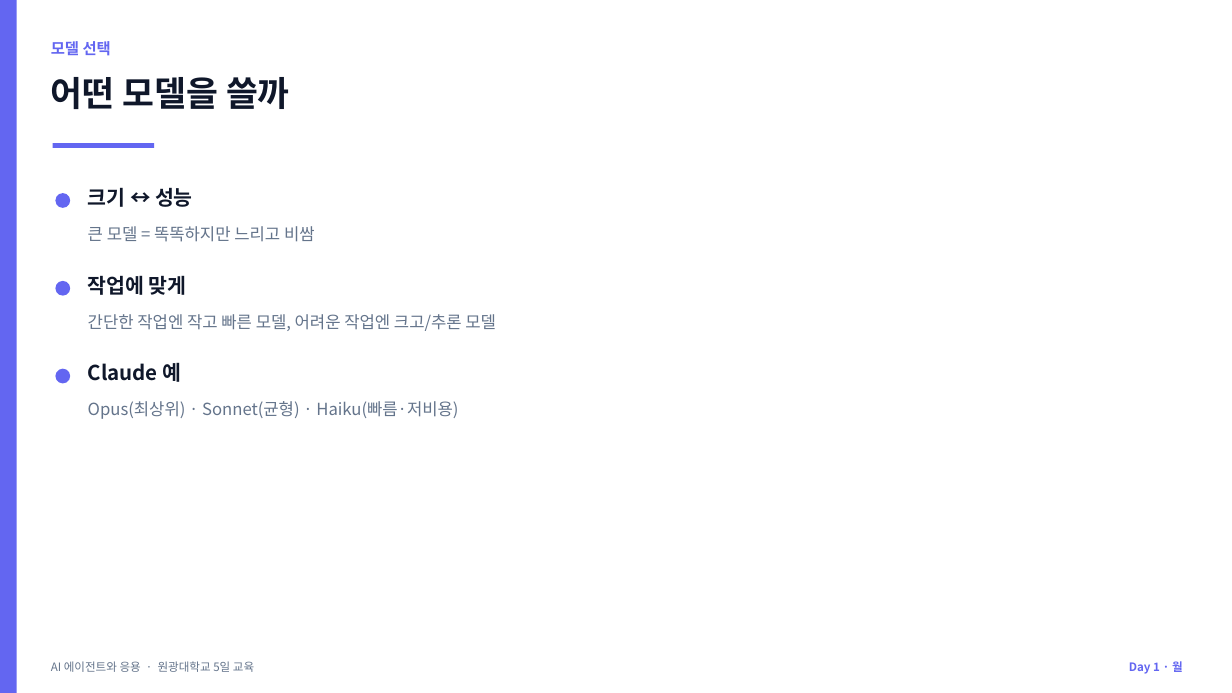
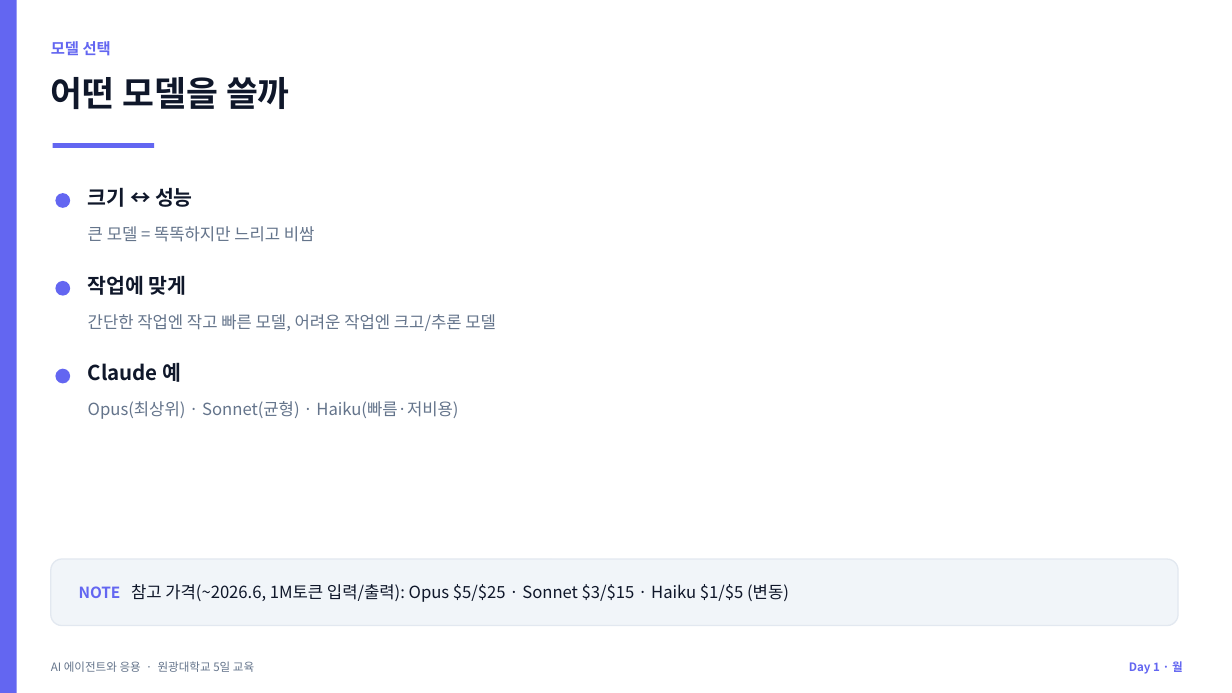
Before and after one commit to jyshin-22/wku-ai-agent-program, a slide deck: slide 19 of slides/day1.pptx. Drawn at 1232x693 pixels with LibreOffice and Linux fonts; fonts in the diff are those of the drawing. Boxes give left, top, right and bottom in pixels: in the first picture for what was removed or moved away, otherwise in the second. Text is boxed around its words. In the diff, an @@ line names an element or a change of style, - is before the commit and + after.

```diff
--- a/slides/day1.pptx
+++ b/slides/day1.pptx
@@ rounded rectangle added at bbox=[51, 559, 1178, 626], fill #F1F5F9, outline #E2E8F0 1 pt @@
@@ text added at bbox=[79, 584, 789, 602], 13 pt, text #0F172A @@
+NOTE 참고 가격(~2026.6, 1M토큰 입력/출력): Opus $5/$25 · Sonnet $3/$15 · Haiku $1/$5 (변동)
```
Also in this commit, not shown: 7 other slides changed, 10 other files.
